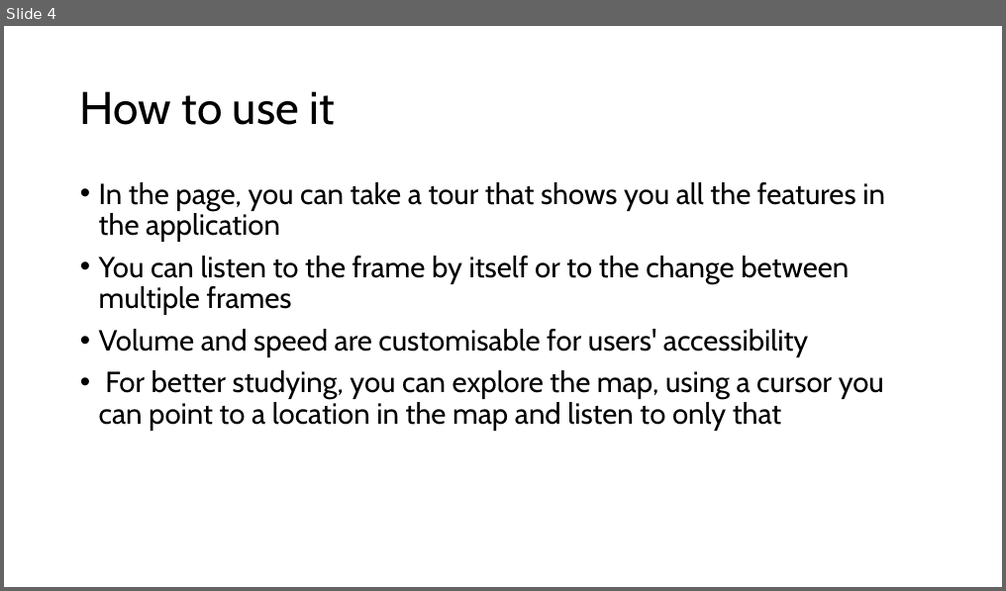
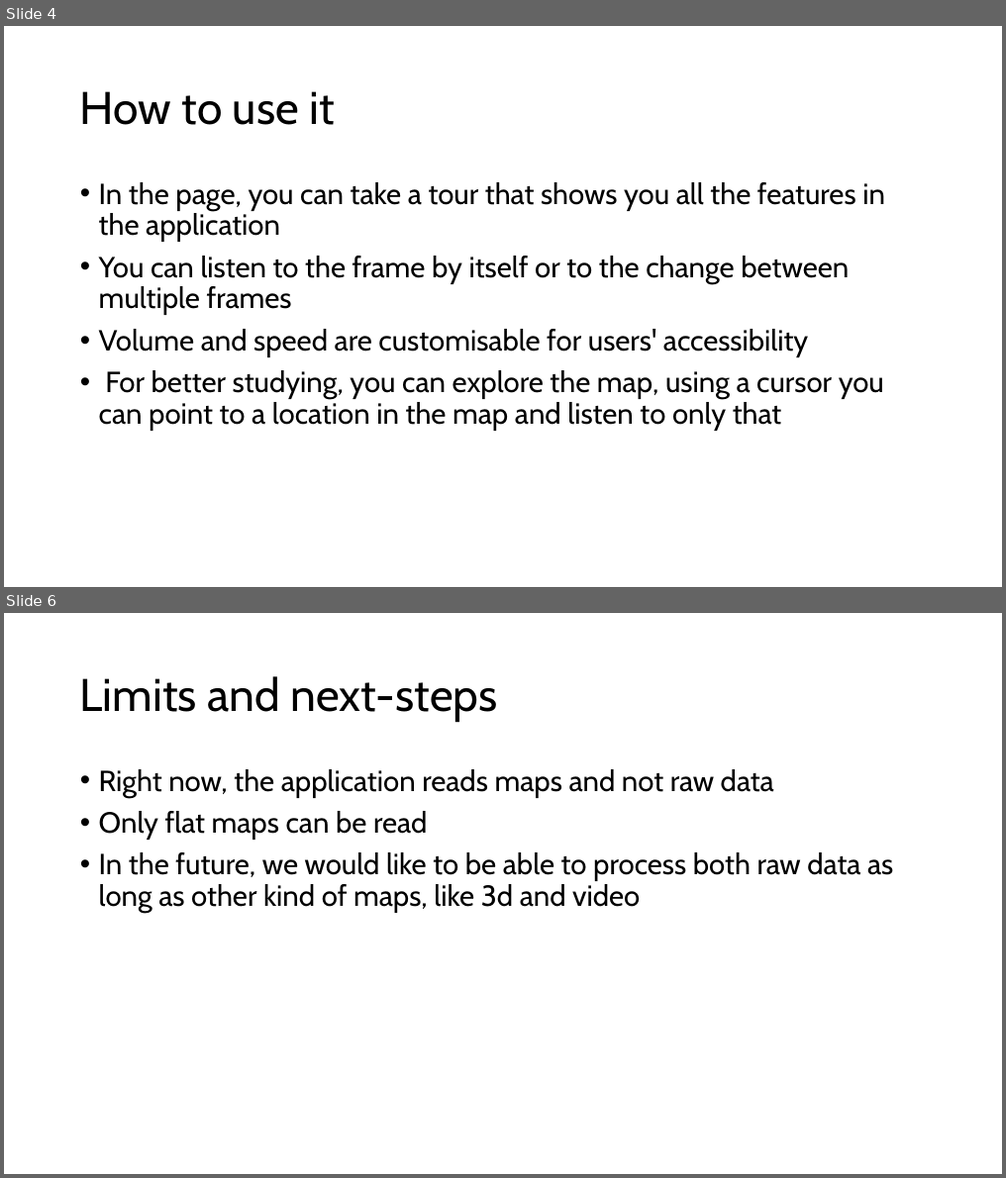
Before and after one commit to Panagiotis676/nasa-app-hackathon, a slide deck: presentation.pptx. Shown one above the other, each under a label of ours: slide 4 before the commit, slides 4 and 6 after it; the slides between them are not shown. The pictures are 1006x591 and 1006x1178 pixels, drawn with LibreOffice and Linux fonts; fonts in the diff are those of the drawing. Boxes give left, top, right and bottom in pixels: in the first picture for what was removed or moved away, otherwise in the second. Text is boxed around its words. In the diff, an @@ line names an element or a change of style, - is before the commit and + after.

```diff
--- a/presentation.pptx
+++ b/presentation.pptx
@@ slide 6 added at [4,613,1002,1174], background #FFFFFF @@
@@ title added at [80,676,497,722], 44 pt, text #000000 @@
+Limits and next-steps
@@ text added at [99,769,893,913], 28 pt, text #000000 @@
+• Right now, the application reads maps and not raw data
+• Only flat maps can be read
+• In the future, we would like to be able to process both raw data as long as other kind of maps, like 3d and video
```
Also in this commit, not shown: 1 slide changed, 1 other slide added.
